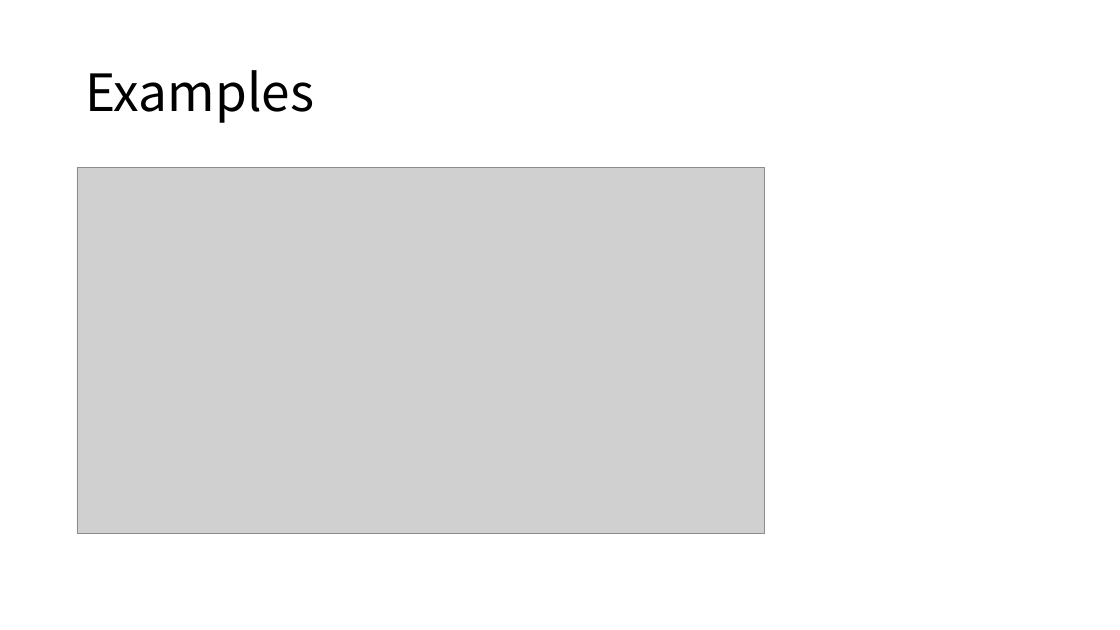
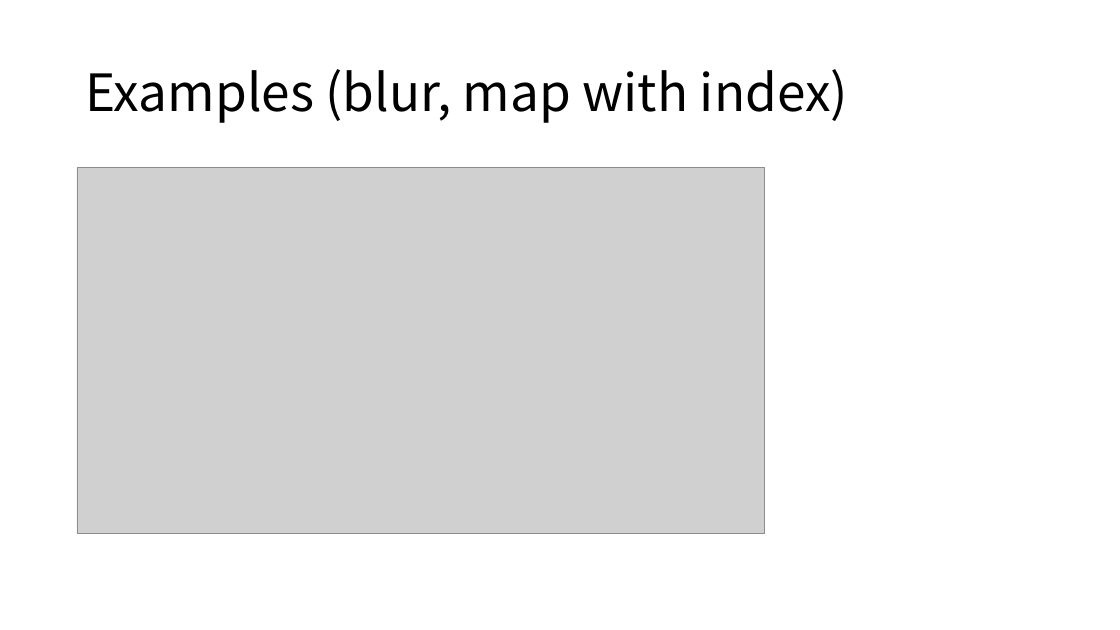
Before and after one commit to ZhenbangYou/A-Functional-Language-for-Parallel-Computing, a slide deck: slide 7 of A Functional Language for Parallel Computing.pptx (slide 8 before the commit). Drawn at 1120x630 pixels with LibreOffice and Linux fonts; fonts in the diff are those of the drawing; grey boxes stand for pictures. Boxes give left, top, right and bottom in pixels: in the first picture for what was removed or moved away, otherwise in the second. Text is boxed around its words. In the diff, an @@ line names an element or a change of style, - is before the commit and + after.

```diff
--- a/A Functional Language for Parallel Computing.pptx
+++ b/A Functional Language for Parallel Computing.pptx
@@ title at <box>85,69,848,123</box>: text changed @@
-Examples
+Examples (blur, map with index)
```
Also in this commit, not shown: 11 other slides changed, 1 slide added, 1 slide removed.
